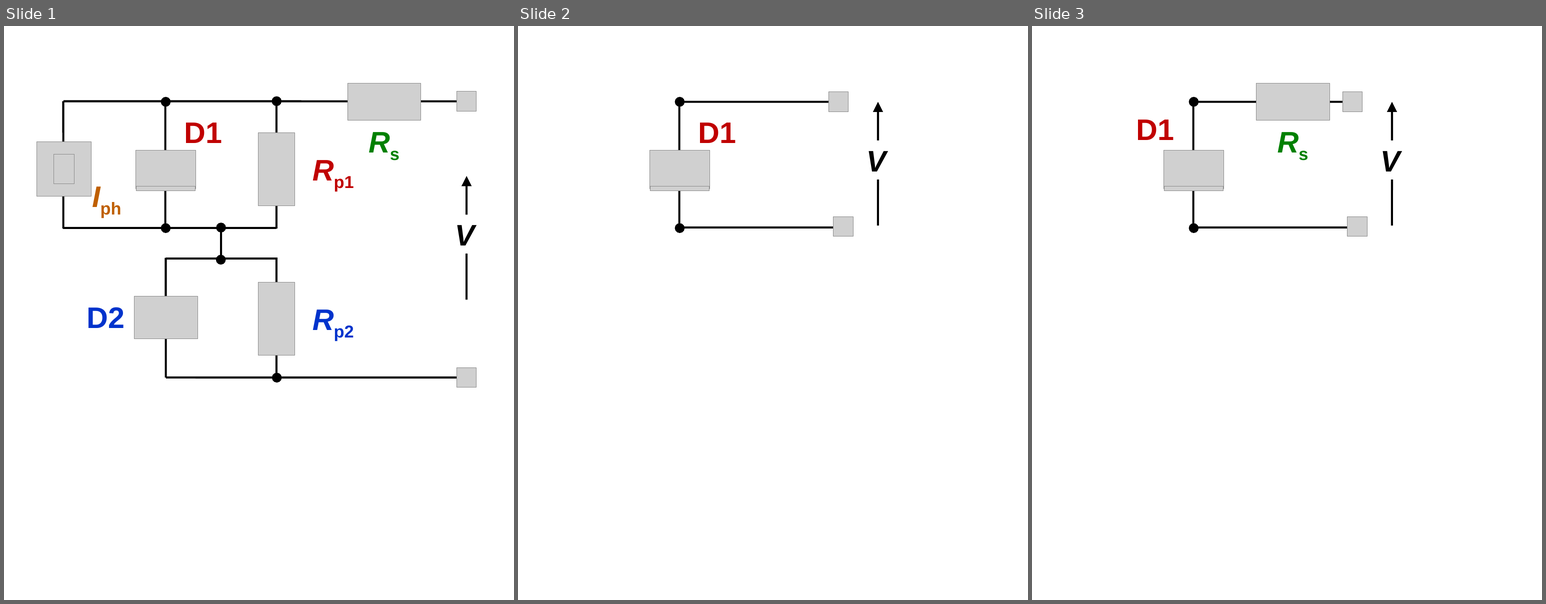
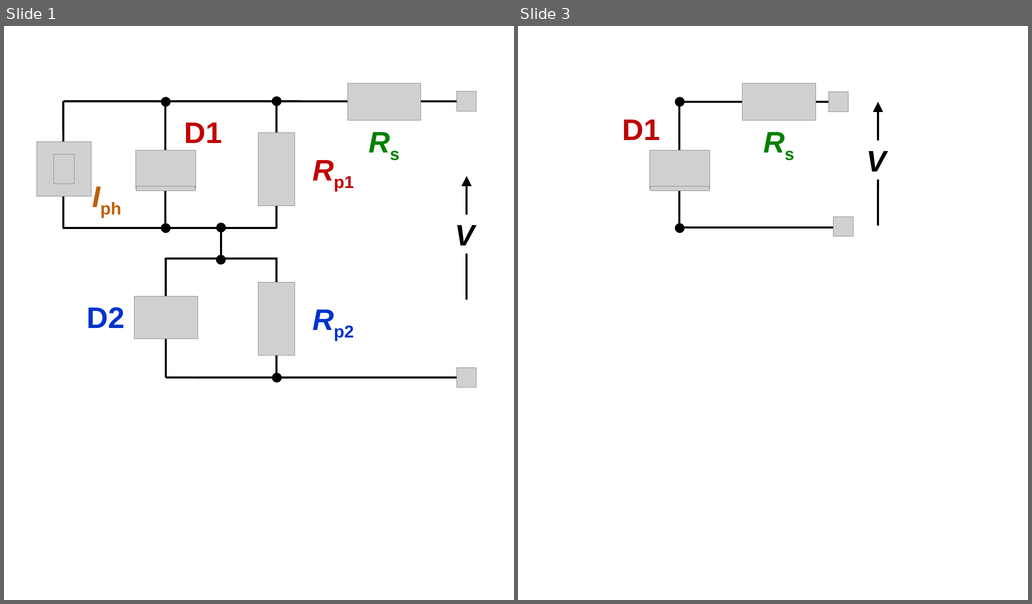
Before and after one commit to l432/NMK, a slide deck: Lecture/DAAD/Less01.ppt. Shown side by side, each under a label of ours: slides 1, 2 and 3 before the commit, slides 1 and 3 after it; the slides between them are not shown. The pictures are 1546x604 and 1032x604 pixels, drawn with LibreOffice and Linux fonts; fonts in the diff are those of the drawing; grey boxes stand for pictures. Boxes give left, top, right and bottom in pixels: in the first picture for what was removed or moved away, otherwise in the second. Text is boxed around its words. In the diff, an @@ line names an element or a change of style, - is before the commit and + after.

```diff
--- a/Lecture/DAAD/Less01.ppt
+++ b/Lecture/DAAD/Less01.ppt
@@ slide 2 removed at (518,26,1028,600), background #FFFFFF @@
@@ ellipse removed at (676,97,684,106) @@
@@ picture removed at (828,92,848,112) @@
@@ line removed from (680, 102) to (680, 228) @@
@@ line removed from (684, 102) to (842, 102) @@
@@ arrow removed from (878, 226) to (878, 102) @@
@@ text removed at (698,122,736,143) @@
-D1
@@ picture removed at (650,150,710,188) @@
@@ text removed at (866,151,886,172) @@
-V
@@ picture removed at (650,186,710,191) @@
@@ picture removed at (833,216,853,236) @@
@@ ellipse removed at (676,224,684,232) @@
@@ line removed from (680, 228) to (838, 228) @@
```
Also in this commit, not shown: 1 slide changed, 4 slides added, 6 other files.
